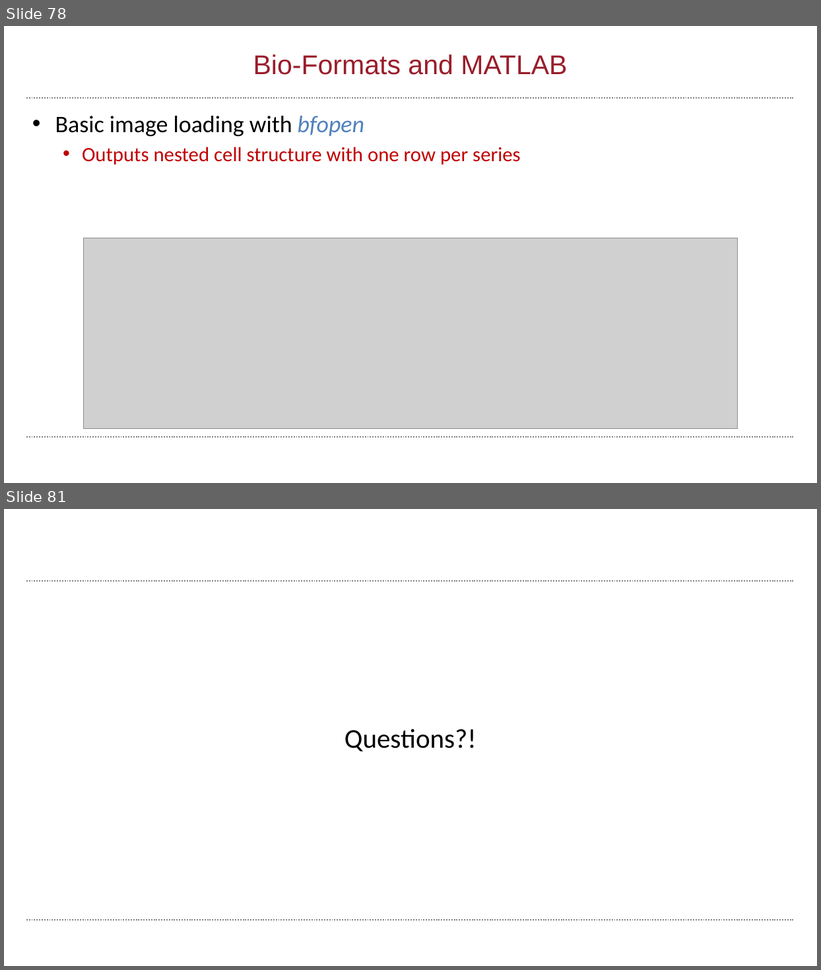
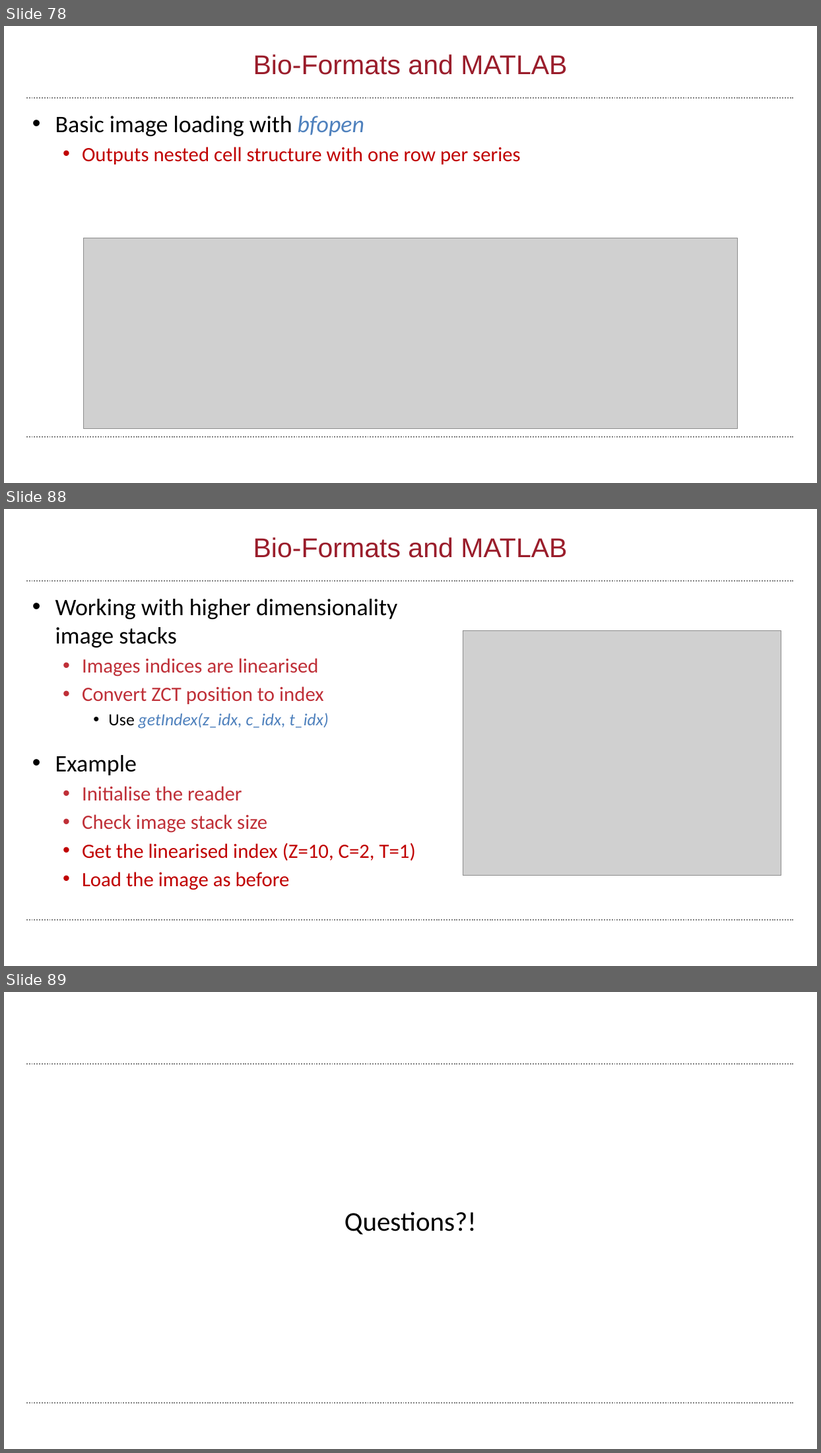
Before and after one commit to wbif-bristol/MATLAB-course, a slide deck: Session 3 - Advanced data structures/MATLAB Session 3.pptx. Shown one above the other, each under a label of ours: slides 78 and 81 before the commit, slides 78, 88 and 89 after it; the slides between them are not shown. The pictures are 821x970 and 821x1453 pixels, drawn with LibreOffice and Linux fonts; fonts in the diff are those of the drawing; grey boxes stand for pictures; background and template pictures are left out. Boxes give left, top, right and bottom in pixels: in the first picture for what was removed or moved away, otherwise in the second. Text is boxed around its words. In the diff, an @@ line names an element or a change of style, - is before the commit and + after.

```diff
--- a/Session 3 - Advanced data structures/MATLAB Session 3.pptx
+++ b/Session 3 - Advanced data structures/MATLAB Session 3.pptx
@@ slide 88 added at (x1=4, y1=509, x2=817, y2=966), background #FFFFFF; not listed: 2 template elements that a slide beside it also shows @@
@@ title added at (x1=253, y1=537, x2=567, y2=558), 32 pt, text #9A1D2B @@
+Bio-Formats and MATLAB
@@ text added at (x1=55, y1=599, x2=416, y2=890), 24 pt, text #BF2F37 @@
+• Working with higher dimensionality image stacks
+  • Images indices are linearised
+  • Convert ZCT position to index
+    • Use getIndex(z_idx, c_idx, t_idx)
+• Example
+  • Initialise the reader
+  • Check image stack size
+  • Get the linearised index (Z=10, C=2, T=1)
+  • Load the image as before
@@ picture added at (x1=463, y1=630, x2=781, y2=875) @@
@@ what was slide 81 is now slide 89 @@
```
Also in this commit, not shown: 10 slides changed, 11 other slides added, 4 slides removed, 1 other file.
